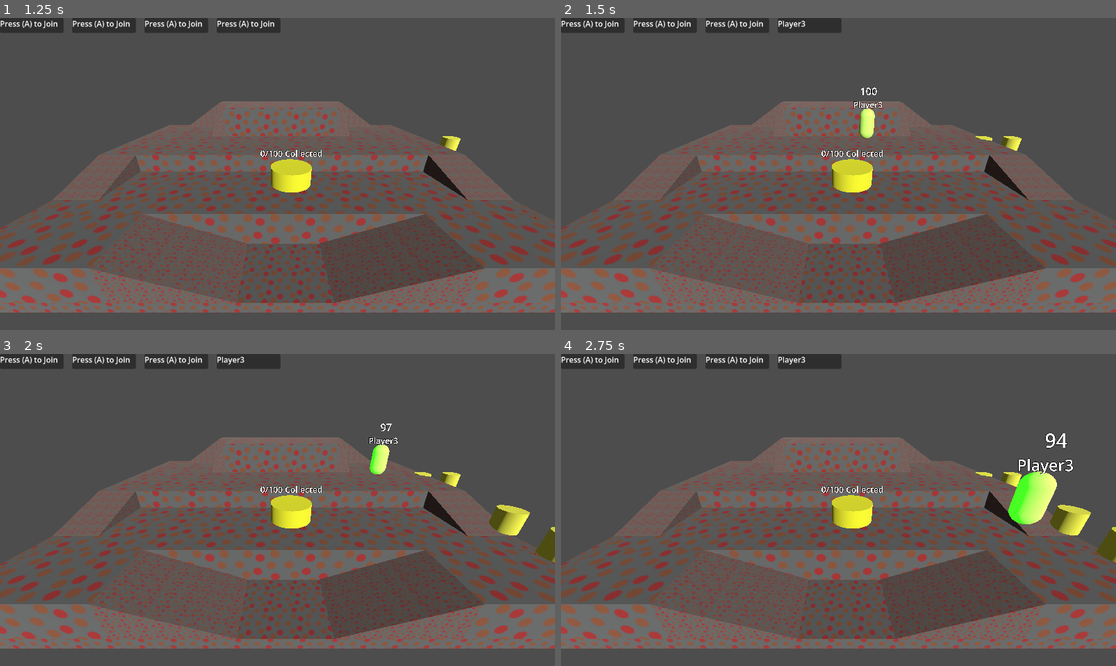
Above: before the commit, frames 1-4 (two rows, left to right).
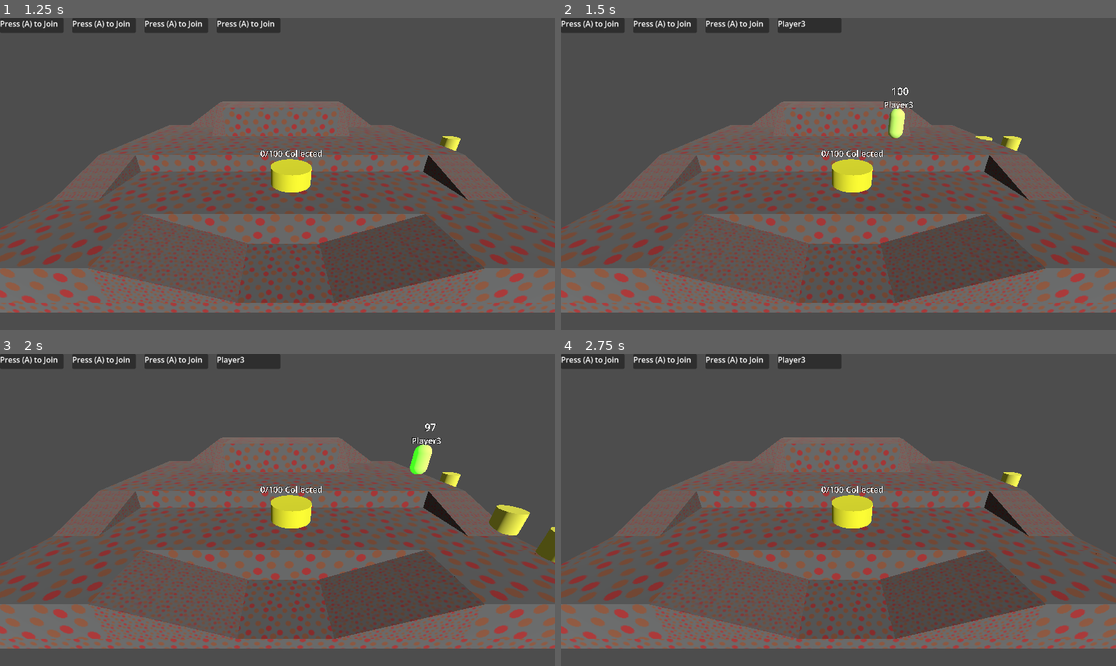
Above: after the commit, the same moments.

Repository: icvara/GGJ26
Game: Godot game, scene res://Menu/Landing_menu.tscn
Same seed, same stepped clock (60 frames per second), same inputs: the game is played once before the commit and once after it.
Inputs:
- Up to frame 1 (1.25 s): click "Play" at 0.5 s
- Up to frame 2 (1.5 s): tap A (move_left) at 1.25 s; hold D (move_right) from 1.28 s (still down); hold Enter (join_game) from 1.28 s (still down)
- Up to frame 3 (2 s): keep holding D (move_right); keep holding Enter (join_game)
- Up to frame 4 (2.75 s): tap A (move_left) at 2 s; release D (move_right) at 2.03 s; release Enter (join_game) at 2.03 s; hold S (move_down) from 2.03 s (still down); tap Enter (join_game) at 2.1 s

Frame 1 is identical in both runs. In frame 2, 0.7% of the frame differs, in the area x 52-64%, y 22-39%; in frame 3, 0.7%; in frame 4, 2.1%, in the area x 74-100%, y 25-67%.

Commit message:
added gravity to players

Diff:
--- a/godot-ggj-26/Player/player.gd
+++ b/godot-ggj-26/Player/player.gd
@@ -1,5 +1,6 @@
 extends CharacterBody3D
 
+@export var gravity: float = 20.0
 var playerID = 0
 
 var mask_equipped = null
@@ -24,6 +25,10 @@
 	#item_collected = randi_range(1,10)
 
 func _process(delta: float) -> void:
+	if not is_on_floor():
+		velocity.y -= gravity * delta
+
+	move_and_slide()
 	timer += delta
 	if timer > 0.2:
 		timer = 0
